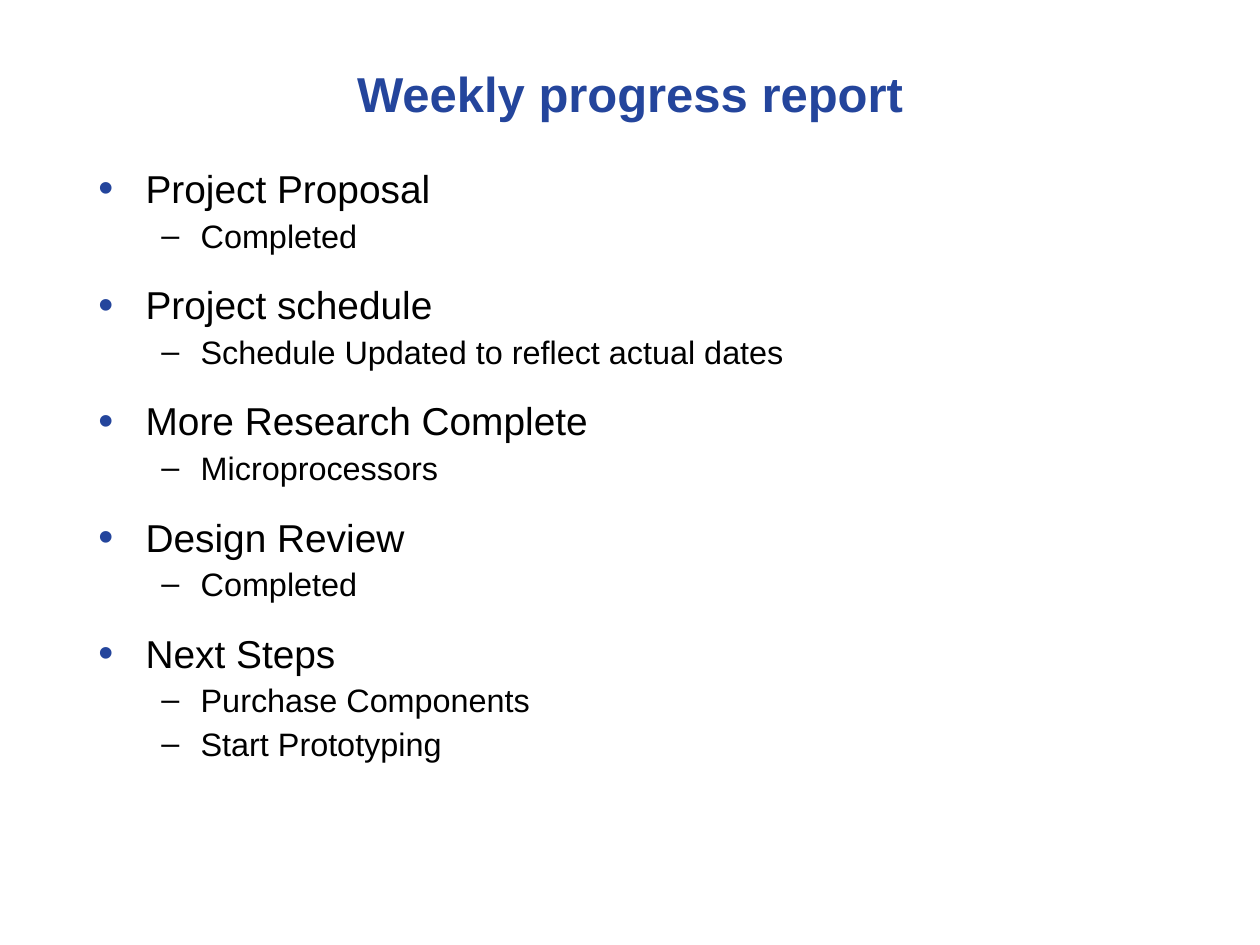
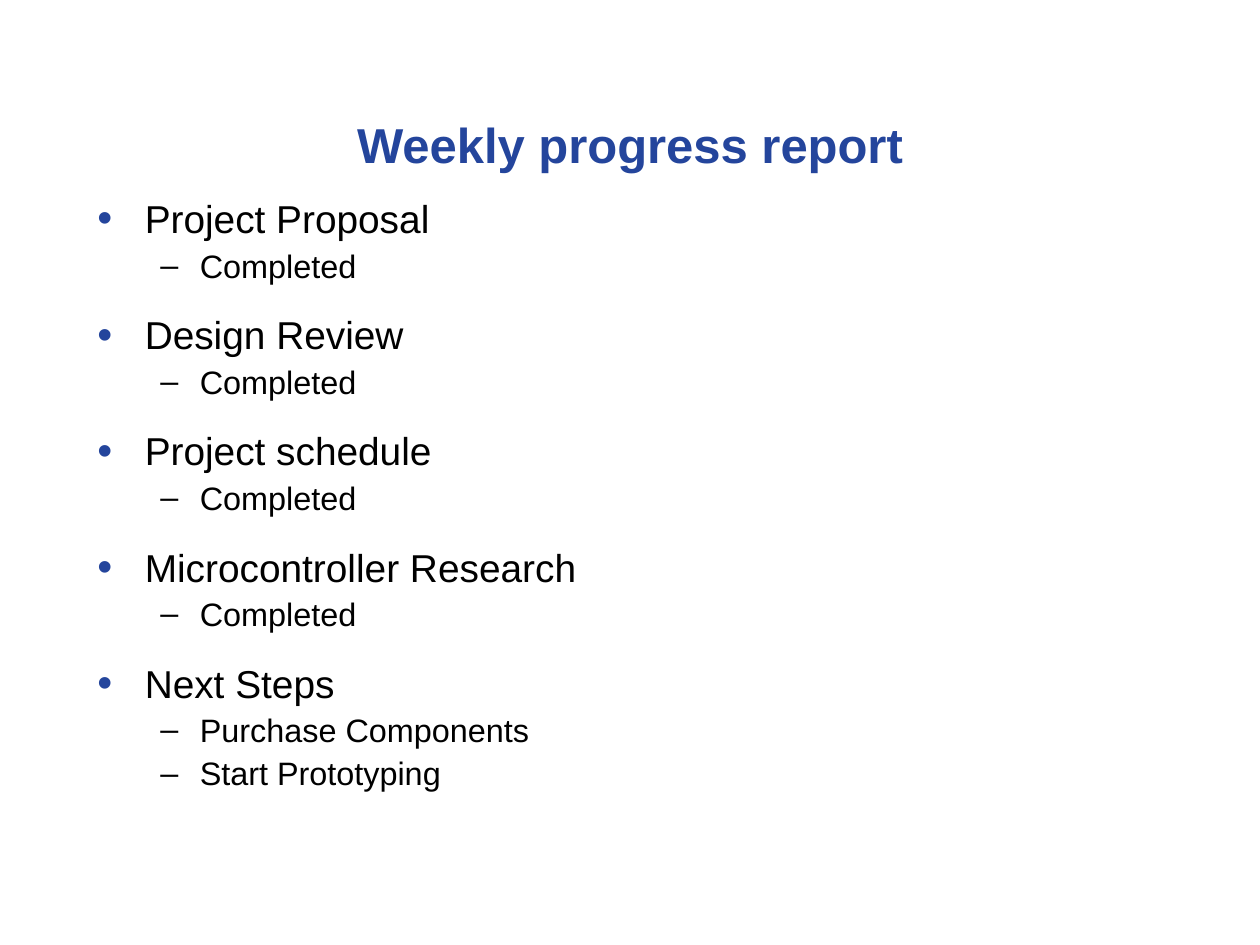
Before and after one commit to noahterickson/DigitalDash, a slide deck: slide 2 of Meetings/capstone_meeting_1-28-15.ppt. Drawn at 1260x945 pixels with LibreOffice and Linux fonts; fonts in the diff are those of the drawing; background and template pictures are left out. Boxes give left, top, right and bottom in pixels: in the first picture for what was removed or moved away, otherwise in the second. Text is boxed around its words. In the diff, an @@ line names an element or a change of style, - is before the commit and + after.

Commit message:
Meeting 3 & Project Proposal

```diff
--- a/Meetings/capstone_meeting_1-28-15.ppt
+++ b/Meetings/capstone_meeting_1-28-15.ppt
@@ text "Weekly progress report": place and size @@
-text "Weekly progress report" at <box>357,76,903,122</box>
+text "Weekly progress report" at <box>357,127,902,173</box>
@@ text "Project Proposal": place and size @@
-text "Project Proposal" at <box>146,175,783,762</box>
+text "Project Proposal" at <box>145,205,576,792</box>
@@ text at <box>145,321,403,400</box>: paragraphs added @@
+• Design Review
+  – Completed
@@ text at <box>145,486,576,583</box>: text changed; size 18.5 to 22.2 pt @@
-  – Schedule Updated to reflect actual dates
-• More Research Complete
-  – Microprocessors
-• Design Review
+  – Completed
+• Microcontroller Research
```
Also in this commit, not shown: 1 other slide changed, 5 slides added, 8 slides removed, 4 other files.
